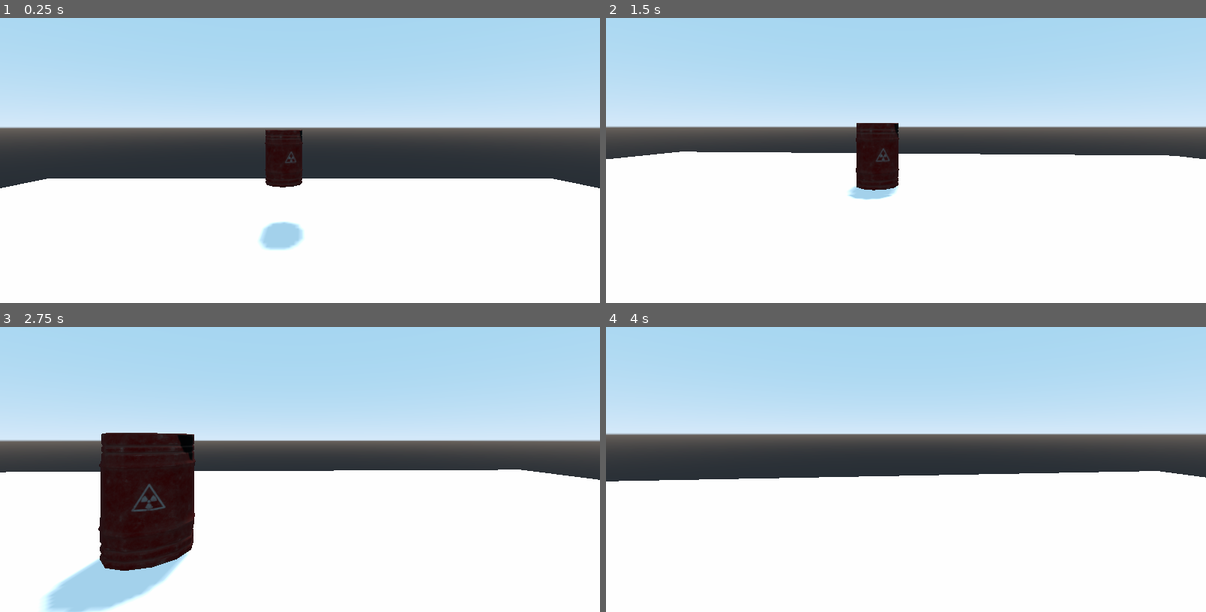
Above: before the commit, frames 1-4 (two rows, left to right).
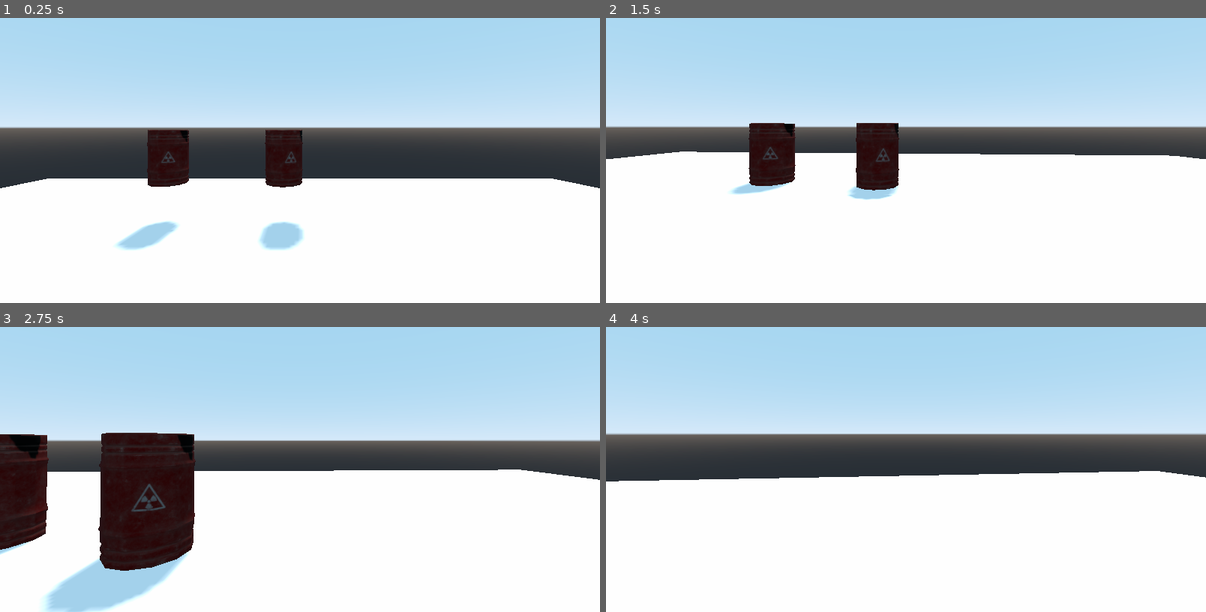
Above: after the commit, the same moments.

Repository: GitGudCode440/GameOffGameJamProject
Game: Godot game, scene res://src/Levels/LevelTemplate/LevelTemplate.tscn
Same seed, same stepped clock (60 frames per second), same inputs: the game is played once before the commit and once after it.
Inputs (mouse positions are in pixels of both pictures, inside the frame that each line leads up to):
- Up to frame 1 (0.25 s): no input
- Up to frame 2 (1.5 s): move the mouse to (1038, 109) at 0.52 s; hold D (move_right) 0.53-1.28 s; tap E (shoot) at 0.6, 1.35 s; tap Space (jump) at 0.77 s; move the mouse to (876, 129) at 1.27 s; hold W (move_forward) from 1.28 s (still down)
- Up to frame 3 (2.75 s): keep holding W (move_forward); tap Space (jump) at 1.52 s; move the mouse to (312, 429) at 2.02 s; tap E (shoot) at 2.1 s
- Up to frame 4 (4 s): keep holding W (move_forward); move the mouse to (900, 441) at 2.77 s; tap E (shoot) at 2.85, 3.6 s; tap Space (jump) at 3.02, 3.77 s; move the mouse to (948, 441) at 3.52 s

The runs differ from the first frame. In frame 1, 1.9% of the frame differs, in the area x 19-32%, y 39-82%; in frame 2, 1.8%; in frame 3, 3.0%, in the area x 0-9%, y 37-80%; in frame 4, nothing differs.

Commit message:
Added the ability of player to shoot multiple barrels and added RedBarrel to a group in LevelTemplate

Diff:
--- a/src/Characters/Player/Player.gd
+++ b/src/Characters/Player/Player.gd
@@ -64,9 +64,10 @@
 
 func shoot():
 
-	var barrel : KinematicBody = get_tree().get_root().find_node("Red Barell", true, false)
+	var barrel : Array = get_tree().get_nodes_in_group("Red Barrel")
 	var collidedObject = collidingRay.get_collider()
 
 
-	if collidedObject == barrel:
-		barrel.hurt()
+	for i in barrel:
+		if collidedObject == i:
+			i.hurt()
--- a/src/Levels/LevelTemplate/LevelTemplate.tscn
+++ b/src/Levels/LevelTemplate/LevelTemplate.tscn
@@ -1,7 +1,22 @@
-[gd_scene load_steps=5 format=2]
+[gd_scene load_steps=8 format=2]
 
 [ext_resource path="res://src/Characters/Player/Player.tscn" type="PackedScene" id=1]
 [ext_resource path="res://src/Characters/Red Barell/RedBarrel.tscn" type="PackedScene" id=2]
+[ext_resource path="res://src/Resources/character_stats.gd" type="Script" id=3]
+
+[sub_resource type="Resource" id=3]
+script = ExtResource( 3 )
+speed = 2.0
+health = 3
+accelerationRate = 0.0
+deccelerationRate = 0.0
+
+[sub_resource type="Resource" id=4]
+script = ExtResource( 3 )
+speed = 2.0
+health = 4
+accelerationRate = 0.0
+deccelerationRate = 0.0
 
 [sub_resource type="CubeMesh" id=1]
 size = Vector3( 50, 0.05, 50 )
@@ -18,8 +33,13 @@
 transform = Transform( 1, 0, 0, 0, 0.421716, 0.906728, 0, -0.906728, 0.421716, 0, 11.1669, 10.4449 )
 shadow_enabled = true
 
-[node name="Red Barell" parent="." instance=ExtResource( 2 )]
+[node name="Red Barell" parent="." groups=["Red Barrel"] instance=ExtResource( 2 )]
+transform = Transform( 1, 0, 0, 0, 1, 0, 0, 0, 1, 7.32342, 3.7, 14 )
+res = SubResource( 3 )
+
+[node name="Red Barell2" parent="." groups=["Red Barrel"] instance=ExtResource( 2 )]
 transform = Transform( 1, 0, 0, 0, 1, 0, 0, 0, 1, 0.9, 3.7, 14 )
+res = SubResource( 4 )
 
 [node name="Ground" type="StaticBody" parent="."]
 
